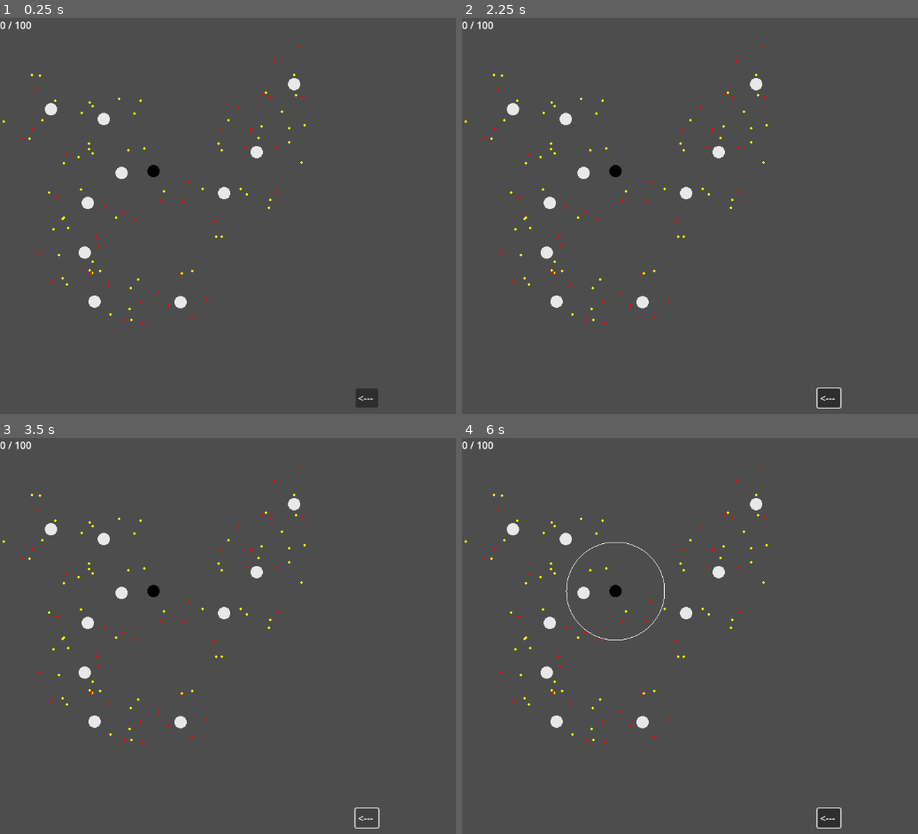
Above: before the commit, frames 1-4 (two rows, left to right).
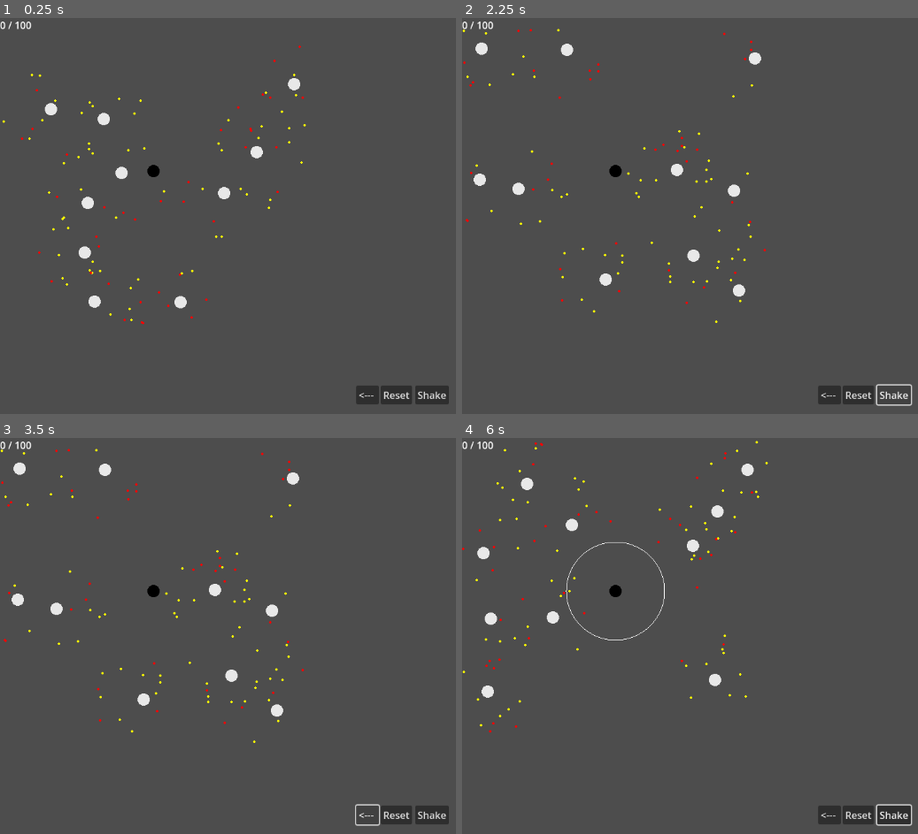
Above: after the commit, the same moments.

Repository: Mynijo/MagicFocus
Game: Godot game, scene res://FocusCraft/Focus.tscn
Two runs of this game, one before a commit and one after it. Both use one fixed random seed, a clock stepped at 60 frames per second and the inputs below.
Inputs (mouse positions are in pixels of both pictures, inside the frame that each line leads up to):
- Up to frame 1 (0.25 s): no input
- Up to frame 2 (2.25 s): click "<---" at 0.5 s; click (858, 394) at 1.25 s, where only the run after the commit has a clickable "Reset"; click (895, 394) at 2 s, where only the run after the commit has a clickable "Shake"
- Up to frame 3 (3.5 s): click "<---" at 2.75 s
- Up to frame 4 (6 s): click (895, 814) at 3.5 s, where only the run after the commit has a clickable "Shake"; click "<---" at 4.25 s; click (895, 814) at 5 s, where only the run after the commit has a clickable "Shake"; tap Enter at 5.75 s; move the mouse to (617, 592) at 5.77 s; press the mouse at (617, 592) at 5.78 s

The runs differ from the first frame. In frame 1, 0.7% of the frame differs, in the area x 78-99%, y 92-99%; in frame 2, 2.7%; in frame 3, 2.8%; in frame 4, 2.9%, in the area x 0-99%, y 0-99%.

Commit message:
Added Shake button

Diff:
--- a/FocusCraft/Focus.gd
+++ b/FocusCraft/Focus.gd
@@ -26,7 +26,7 @@
 
 
 #Inly fast and dirty, dont look
-func creat_new_focus():
+func creat_new_focus(shake_flag = false):
 	for n in range (0, 10):
 		var pos
 		var flag_ok = false
@@ -36,11 +36,13 @@
 			for i in All_nodes:
 				if i.position.distance_to(pos) < 60 or $StartNode.position.distance_to(pos) < 100:
 					flag_ok = false
-
-		var focus_node_instance = Focus_node_scene.instantiate()
-		focus_node_instance.position = pos
-		add_child(focus_node_instance)
-		All_nodes.append(focus_node_instance)
+		if !shake_flag:
+			var focus_node_instance = Focus_node_scene.instantiate()
+			focus_node_instance.position = pos
+			add_child(focus_node_instance)
+			All_nodes.append(focus_node_instance)
+		else:
+			All_nodes[n].position = pos
 
 	for n in range (0, 100):
 		var pos
@@ -58,13 +60,15 @@
 					if flag_ok_2:
 						flag_ok = true
 
-
-		var energie_dots_instance = Energie_dots_scene.instantiate()
-		energie_dots_instance.position = pos
+		if !shake_flag:
+			var energie_dots_instance = Energie_dots_scene.instantiate()
+			energie_dots_instance.position = pos
+			add_child(energie_dots_instance)
+			All_dos.append(energie_dots_instance)
+		else:
+			All_dos[n].position = pos
 		if n > 60:
-			energie_dots_instance.Dot_color = Color.RED
-		add_child(energie_dots_instance)
-		All_dos.append(energie_dots_instance)
+			All_dos[n].Dot_color = Color.RED
 
 
 
@@ -149,8 +153,23 @@
 	if Conections.size() > 0:
 		$RayCast2D.add_exception(Conections.back())
 
+func reset():
+	for i in range(0,Conections.size()):
+		back()
 
+func shake():
+	reset()
+	creat_new_focus(true)
 
 
 func _on_button_pressed():
 	back()
+
+
+
+func _on_button_2_pressed():
+	reset()
+
+
+func _on_button_3_pressed():
+	shake()
--- a/FocusCraft/Focus.tscn
+++ b/FocusCraft/Focus.tscn
@@ -18,10 +18,26 @@
 offset_bottom = 49.0
 
 [node name="Button" type="Button" parent="."]
-offset_left = 579.0
-offset_top = 605.0
-offset_right = 616.0
-offset_bottom = 636.0
+offset_left = 580.0
+offset_top = 600.0
+offset_right = 617.0
+offset_bottom = 631.0
 text = "<--- "
 
+[node name="Button2" type="Button" parent="."]
+offset_left = 620.0
+offset_top = 600.0
+offset_right = 671.0
+offset_bottom = 631.0
+text = "Reset"
+
+[node name="Button3" type="Button" parent="."]
+offset_left = 676.0
+offset_top = 600.0
+offset_right = 730.0
+offset_bottom = 631.0
+text = "Shake"
+
 [connection signal="pressed" from="Button" to="." method="_on_button_pressed"]
+[connection signal="pressed" from="Button2" to="." method="_on_button_2_pressed"]
+[connection signal="pressed" from="Button3" to="." method="_on_button_3_pressed"]
Not shown: 2 places in FocusCraft/Connection.tscn that only renumber resources
Not shown: 2 places in FocusCraft/EnergieDots.tscn that only renumber resources
Not shown: 1 places in FocusCraft/FocusNode.tscn that only renumber resources
